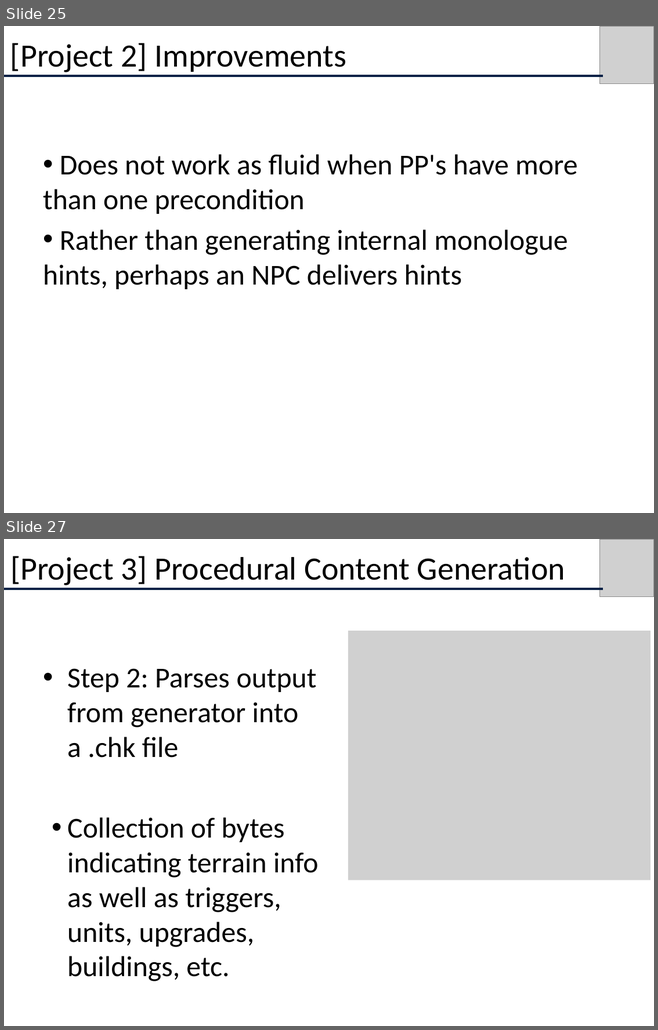
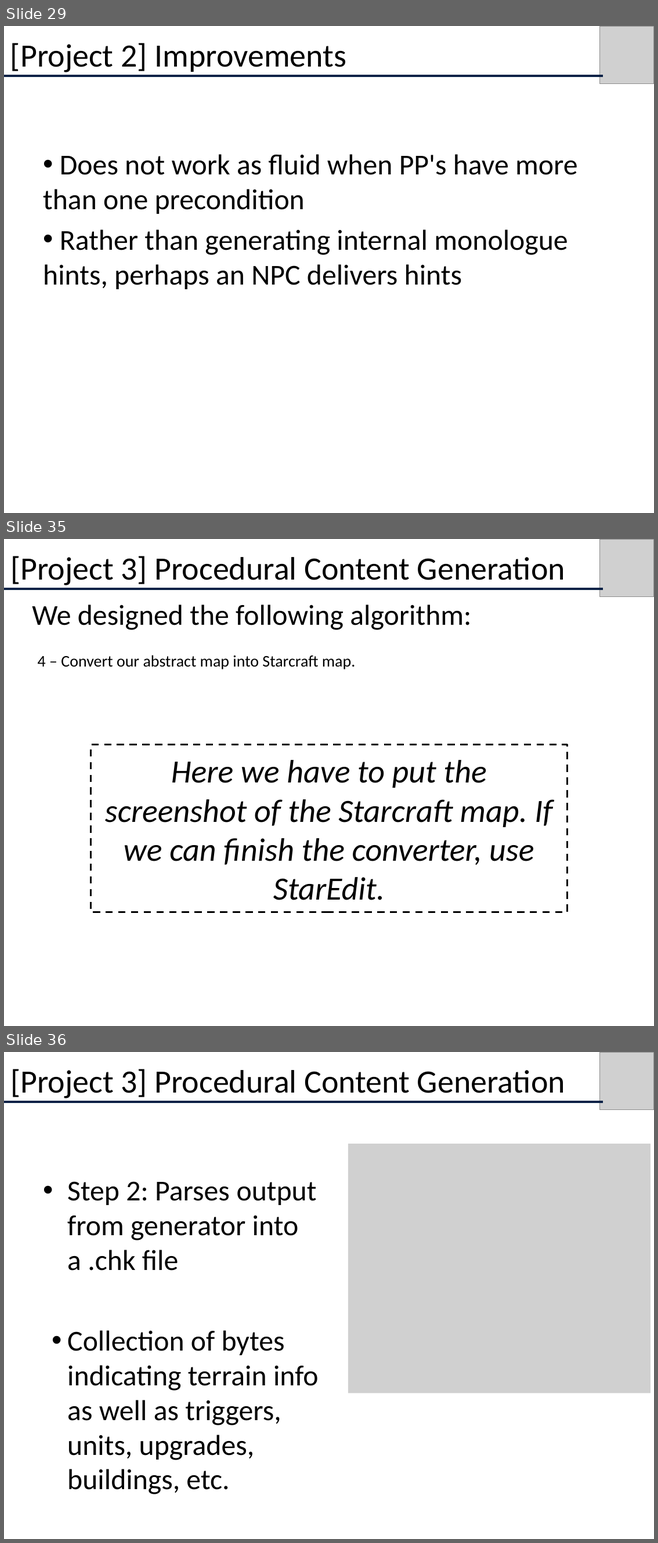
Before and after one commit to albertouri/psmage, a slide deck: docs/CS680Presentation.pptx. Shown one above the other, each under a label of ours: slides 25 and 27 before the commit, slides 29, 35 and 36 after it; the slides between them are not shown. The pictures are 658x1030 and 658x1543 pixels, drawn with LibreOffice and Linux fonts; fonts in the diff are those of the drawing; grey boxes stand for pictures. Boxes give left, top, right and bottom in pixels: in the first picture for what was removed or moved away, otherwise in the second. Text is boxed around its words. In the diff, an @@ line names an element or a change of style, - is before the commit and + after.

```diff
--- a/docs/CS680Presentation.pptx
+++ b/docs/CS680Presentation.pptx
@@ slide 35 added at (x1=4, y1=539, x2=654, y2=1026), background #FFFFFF @@
@@ text added at (x1=10, y1=556, x2=565, y2=585), 36 pt, text #000000 @@
+[Project 3] Procedural Content Generation
@@ picture added at (x1=600, y1=539, x2=654, y2=597) @@
@@ line added from (4, 589) to (603, 589), #0B2247 3 pt @@
@@ text added at (x1=32, y1=605, x2=471, y2=630), 32 pt, text #000000 @@
+We designed the following algorithm:
@@ text added at (x1=38, y1=655, x2=355, y2=669), 18 pt, text #000000 @@
+4 – Convert our abstract map into Starcraft map.
@@ rectangle added at (x1=90, y1=745, x2=567, y2=913), outline #000000 2 pt dashed, 36 pt, text #000000, italic @@
+Here we have to put the screenshot of the Starcraft map. If we can finish the converter, use StarEdit.
@@ what was slide 25 is now slide 29 @@
@@ what was slide 27 is now slide 36 @@
```
Also in this commit, not shown: 5 slides changed, 8 other slides added, 6 other files.
